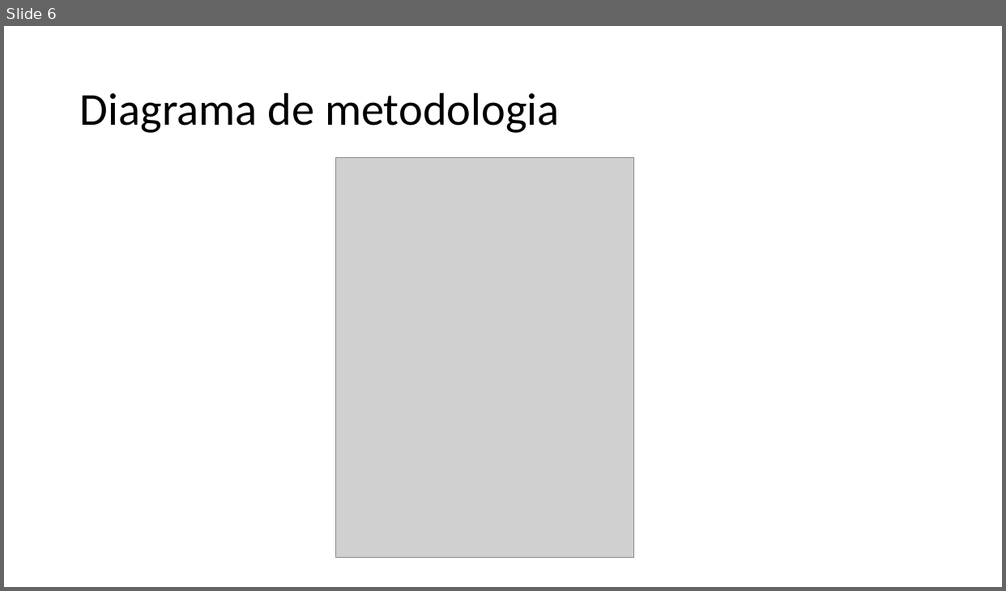
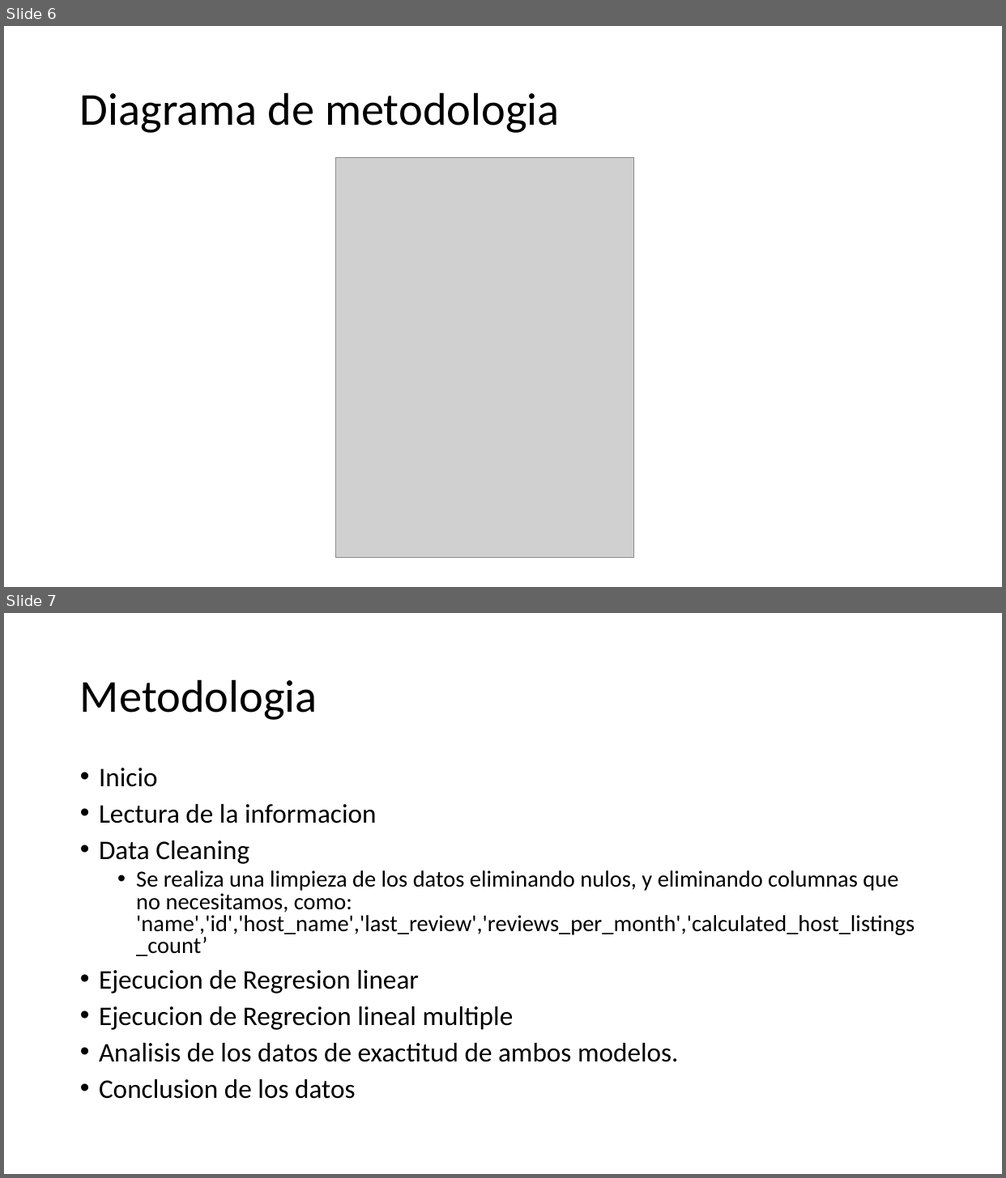
Before and after one commit to martinnv6/Data-Science-Master, a slide deck: Classification and Data Processing/Proyecto/Taller de Escritura - Avance 2/Airbnb Exploratory Data Analysis.pptx. Shown one above the other, each under a label of ours: slide 6 before the commit, slides 6 and 7 after it. The pictures are 1006x591 and 1006x1178 pixels, drawn with LibreOffice and Linux fonts; fonts in the diff are those of the drawing; grey boxes stand for pictures. Boxes give left, top, right and bottom in pixels: in the first picture for what was removed or moved away, otherwise in the second. Text is boxed around its words. In the diff, an @@ line names an element or a change of style, - is before the commit and + after.

```diff
--- a/Classification and Data Processing/Proyecto/Taller de Escritura - Avance 2/Airbnb Exploratory Data Analysis.pptx
+++ b/Classification and Data Processing/Proyecto/Taller de Escritura - Avance 2/Airbnb Exploratory Data Analysis.pptx
@@ slide 7 added at (4,613,1002,1174), background #FFFFFF @@
@@ title added at (80,679,317,720), 44 pt, text #000000 @@
+Metodologia
@@ text added at (99,768,914,1099), 22.2 pt, text #000000 @@
+• Inicio
+• Lectura de la informacion
+• Data Cleaning
+  • Se realiza una limpieza de los datos eliminando nulos, y eliminando columnas que no necesitamos, como: 'name','id','host_name','last_review','reviews_per_month','calculated_host_listings_count’
+• Ejecucion de Regresion linear
+• Ejecucion de Regrecion lineal multiple
+• Analisis de los datos de exactitud de ambos modelos.
+• Conclusion de los datos
```
Also in this commit, not shown: 5 other files.
